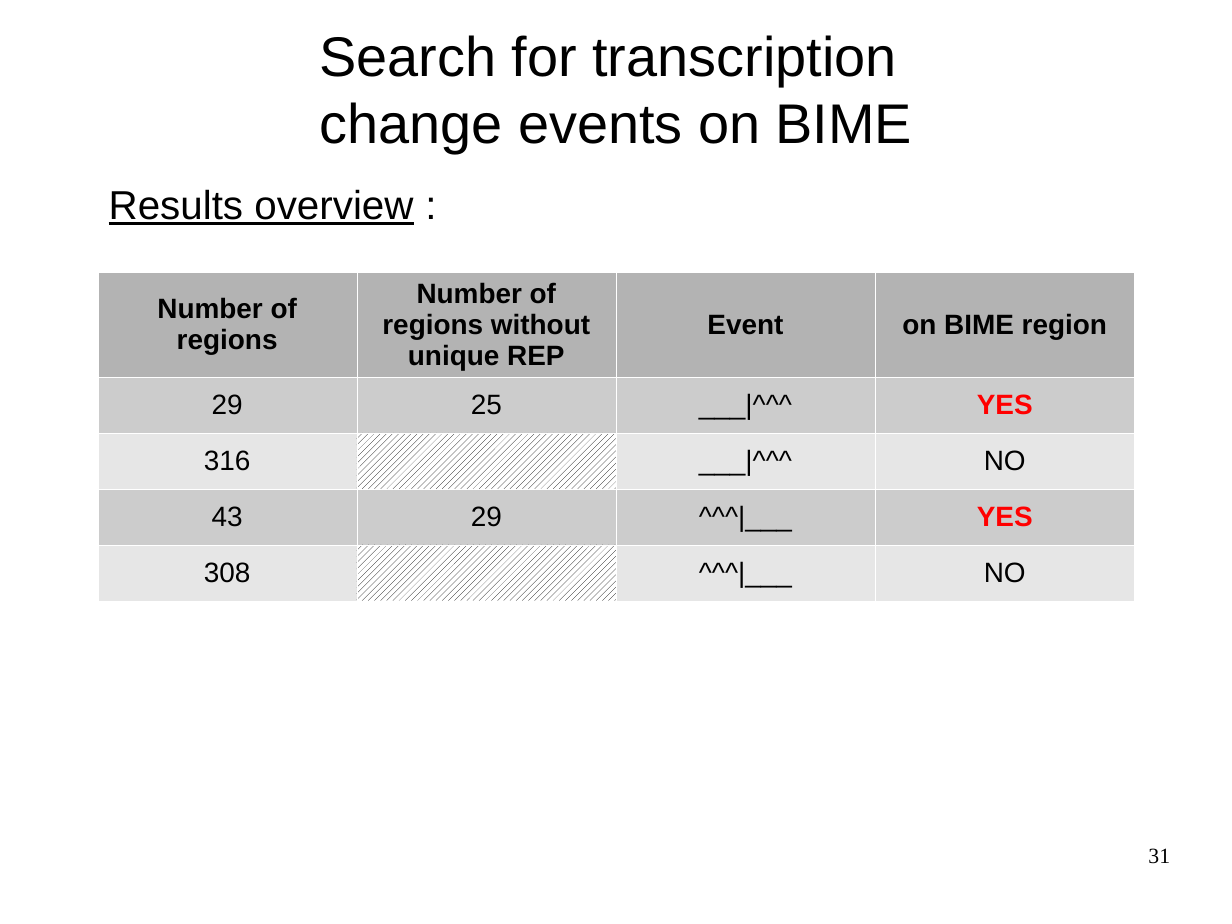
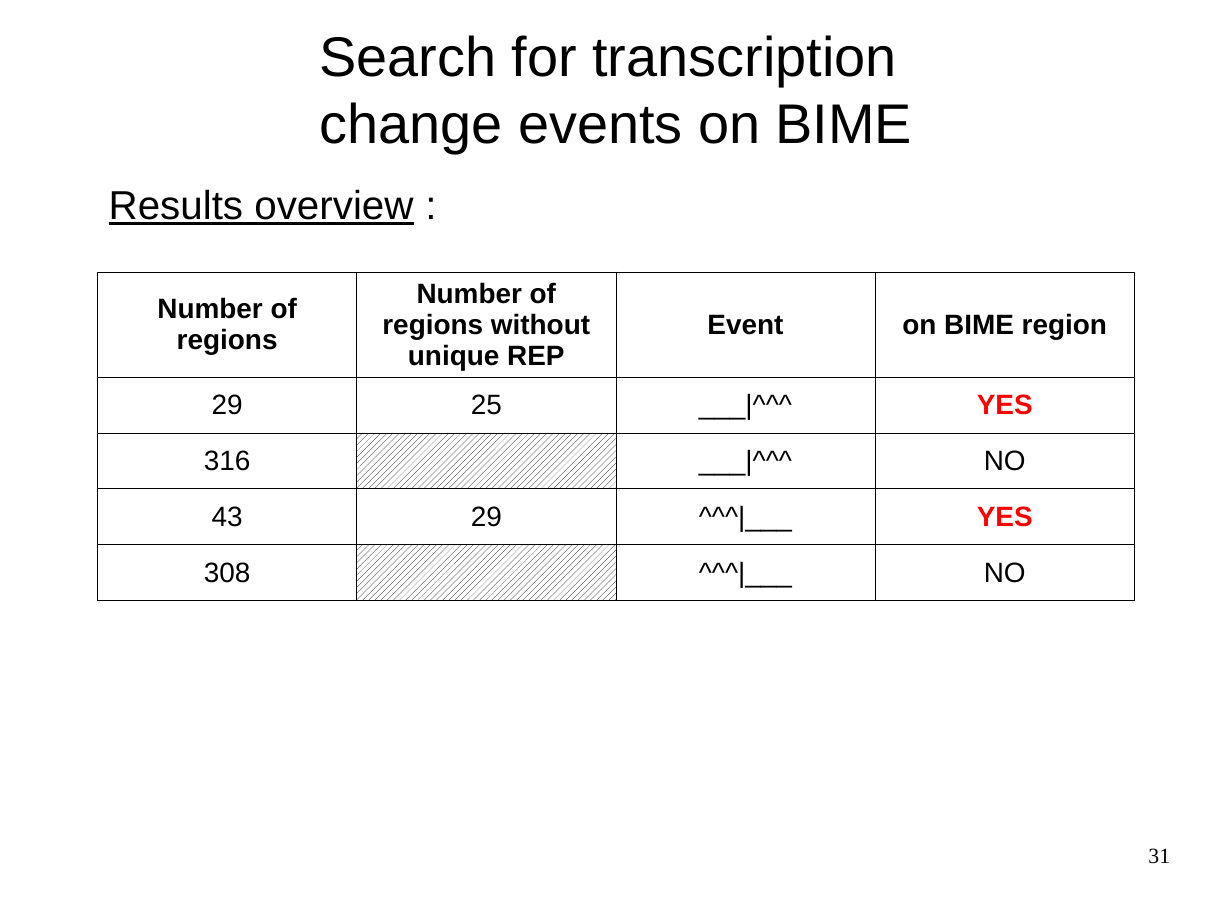
Before and after one commit to mesmeraf/stage_M2, a slide deck: slide 31 of presentation.odp. Drawn at 1232x924 pixels with LibreOffice and Linux fonts; fonts in the diff are those of the drawing; background and template pictures are left out. Boxes give left, top, right and bottom in pixels: in the first picture for what was removed or moved away, otherwise in the second. Text is boxed around its words. In the diff, an @@ line names an element or a change of style, - is before the commit and + after.

```diff
--- a/presentation.odp
+++ b/presentation.odp
@@ table at box(97, 272, 1135, 600) @@
@@ fill #B3B3B3 to none in row 1 @@
@@ fill #CCCCCC to none in 8 cells @@
@@ fill #E6E6E6 to none in 6 cells @@
@@ borders changed @@
```
Also in this commit, not shown: 9 other slides changed, 8 slides added.
